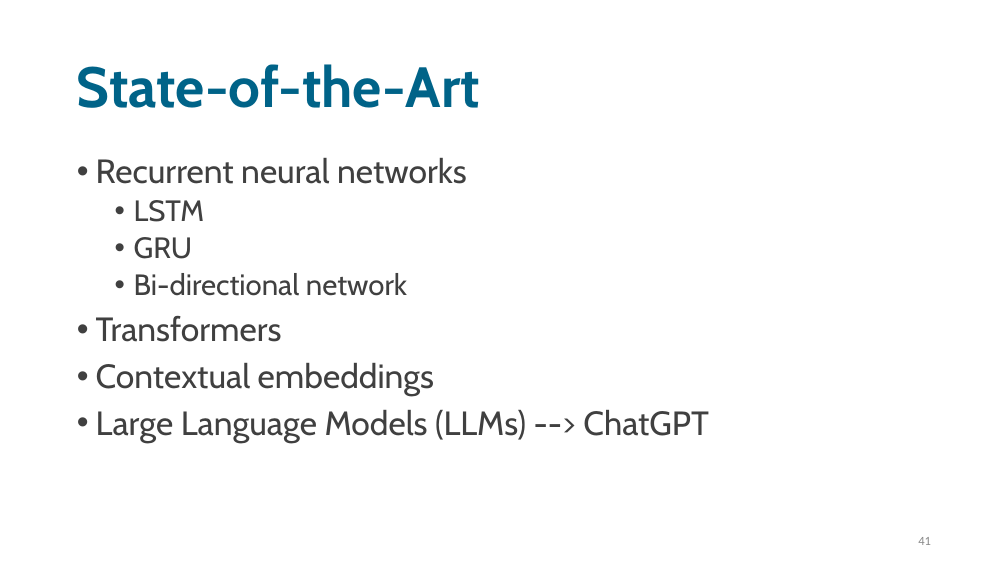
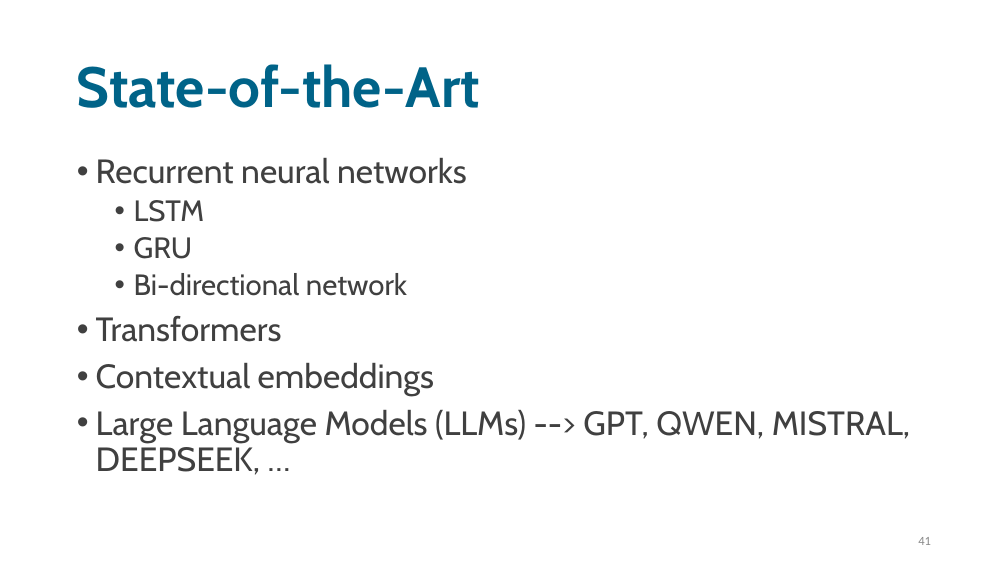
Before and after one commit to bagheria/applied_tm, a slide deck: slide 41 of wednesday/Lectures/lecture 6/Lecture_6.pptx. Drawn at 1008x567 pixels with LibreOffice and Linux fonts; fonts in the diff are those of the drawing. Boxes give left, top, right and bottom in pixels: in the first picture for what was removed or moved away, otherwise in the second. Text is boxed around its words. In the diff, an @@ line names an element or a change of style, - is before the commit and + after.

```diff
--- a/wednesday/Lectures/lecture 6/Lecture_6.pptx
+++ b/wednesday/Lectures/lecture 6/Lecture_6.pptx
@@ text at [96,410,910,475]: text changed @@
-• Large Language Models (LLMs) --> ChatGPT
+• Large Language Models (LLMs) --> GPT, QWEN, MISTRAL, DEEPSEEK, …
```
Also in this commit, not shown: 3 other slides changed.
